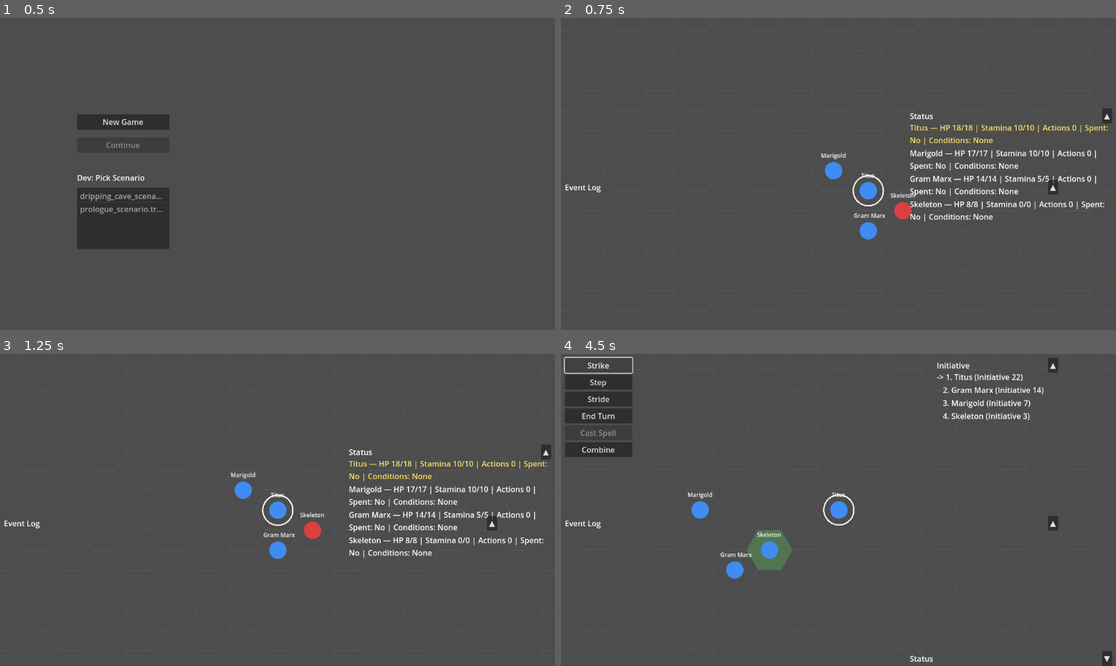
Above: before the commit, frames 1-4 (two rows, left to right).
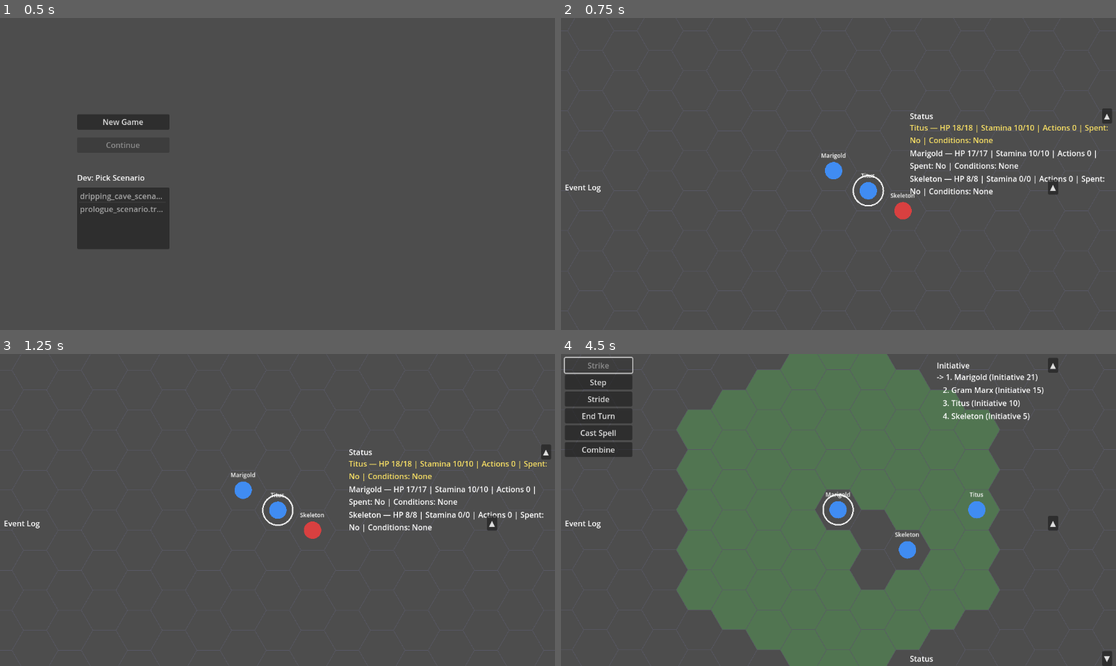
Above: after the commit, the same moments.

Repository: Pyroraptor/hykaen
Game: Godot game, scene res://scenes/TitleScreen.tscn
Same seed, same stepped clock (60 frames per second), same inputs: the game is played once before the commit and once after it.
Inputs (mouse positions are in pixels of both pictures, inside the frame that each line leads up to):
- Up to frame 1 (0.5 s): no input
- Up to frame 2 (0.75 s): click "New Game" at 0.5 s
- Up to frame 3 (1.25 s): no input
- Up to frame 4 (4.5 s): click "▲" at 1.25 s; click "▼" at 2 s; tap Enter at 2.75 s; move the mouse to (960, 494) at 2.77 s; hold Right (ui_right) 2.78-3.5 s; hold Shift 2.78-3.5 s; click (960, 494) at 2.92 s; drag from (727, 525) to (810, 572) at 3.52 s; click (599, 366) at 4.25 s, where only the run before the commit has a clickable "Strike"

Frame 1 is identical in both runs. In frame 2, 1.3% of the frame differs, in the area x 52-98%, y 50-72%; in frame 3, 1.3%; in frame 4, 43%, in the area x 3-87%, y 0-100%.
Error before the commit: Invalid call to function 'get' in base 'RefCounted (Combatant)'. Expected 1 arguments. (res://core/application/use_cases/begin_cast_use_case.gd:72)

Commit message:
fix(tests): repair 42 GUT failures from Gram Marx prologue encounter addition
Gram Marx belongs in default_party.tres (LoadScenarioEncounterUseCase path)
but NOT in prologue_encounter.tres party_resource_paths (boot-path _ready()
uses CombatSessionFactory which reads that list directly). Reverting the data
file avoids breaking all existing prologue-boot characterization tests.

- Revert prologue_encounter.tres party_resource_paths back to [titus, marigold];
  keep 3-entry party_hex_positions so ADR-002 path can position Gram
- Revert == 3 → == 2 in three boot-path test assertions that incorrectly
  expected Gram in the _ready() prologue boot
- Update test_prologue_scenario_fixture.gd to expect 3 entries in
  default_party.tres (titus + marigold + gram_marx)
- Update test_castable_spell_ids_regression.gd: gram_marx snapshot now
  ["frost_breath"] because Combatant.from_dict() carries equipped_items
  (cc25b23), making castable_spell_ids() correctly surface the charged orb_gram
- Update baseline_out_of_scope_hashes.json SHA-256/byte_length for
  test_steel_thread_scenario_boot_e2e.gd (changed by 8336abf)
- Add after_each() to test_frost_breath_cast_discharge_dazed_cold_log.gd
  to recharge orb_gram after any discharge, preventing resource-cache
  pollution in later test suites that read is_charged

Co-Authored-By: Claude Sonnet 4.6 <noreply@anthropic.com>

Diff:
--- a/data/encounters/prologue_encounter.tres
+++ b/data/encounters/prologue_encounter.tres
@@ -5,7 +5,7 @@
 
 [resource]
 script = ExtResource("1_encrsc")
-party_resource_paths = ["res://data/characters/titus.tres", "res://data/characters/marigold.tres", "res://data/characters/gram_marx.tres"]
+party_resource_paths = ["res://data/characters/titus.tres", "res://data/characters/marigold.tres"]
 enemy_resource_paths = ["res://data/enemies/skeleton.tres"]
 party_hex_positions = [{
 "q": 0,
--- a/tests/boot/test_main_scene_boot_characterization.gd
+++ b/tests/boot/test_main_scene_boot_characterization.gd
@@ -132,7 +132,7 @@
 
 	# Encounter resolved.
 	assert_not_null(instance.encounter, "MainScene.encounter must be resolved at boot")
-	assert_eq(instance._party.size(), 3, "the prologue encounter's party must have exactly 3 members (Titus, Marigold, Gram Marx)")
+	assert_eq(instance._party.size(), 2, "the prologue encounter's party must have exactly 2 members (Titus, Marigold)")
 	assert_eq(instance._enemies.size(), 1, "the prologue encounter's enemies must have exactly 1 member (the skeleton)")
 
 	# Party seeded at their authored start hexes (mirrors tests/boot/
--- a/tests/boot/test_main_scene_party_position_seeding.gd
+++ b/tests/boot/test_main_scene_party_position_seeding.gd
@@ -235,7 +235,7 @@
 		instance._game_mode, MainSceneClass.GameMode.EXPLORATION,
 		"boot must reach GameMode.EXPLORATION even when a party_hex_positions entry references an unknown combatant_id"
 	)
-	assert_eq(instance._party.size(), 3, "the known-good party members must still be built despite the unknown-combatant_id entry")
+	assert_eq(instance._party.size(), 2, "the known-good party members must still be built despite the unknown-combatant_id entry")
 
 	# The well-formed entry must still have applied.
 	var titus = _find_party_member(instance, "player_0")
--- a/tests/integration/fixtures/baseline_out_of_scope_hashes.json
+++ b/tests/integration/fixtures/baseline_out_of_scope_hashes.json
@@ -11,8 +11,8 @@
             "byte_length": 9558
         },
         "tests/integration/test_steel_thread_scenario_boot_e2e.gd": {
-            "sha256": "ac5eb5c2d5dcc3c60a1ab7ea98e933287baadf820273b4a388ecafe9577375c0",
-            "byte_length": 16517
+            "sha256": "17c2d7f19b7aacc89d40b418b6a03e76d47b818ff3b3cc1e7349d446ca453cce",
+            "byte_length": 16529
         }
     }
 }
--- a/tests/integration/test_frost_breath_cast_discharge_dazed_cold_log.gd
+++ b/tests/integration/test_frost_breath_cast_discharge_dazed_cold_log.gd
@@ -252,6 +252,14 @@
 		return {"success": true, "ok": true}
 
 
+func after_each() -> void:
+	# Recharge orb_gram after any discharge during this test so the
+	# resource cache doesn't pollute later suites that read is_charged.
+	var orb = ResourceLoader.load("res://data/items/orb_gram.tres")
+	if orb != null:
+		orb.is_charged = true
+
+
 # ══════════════════════════════════════════════════════════════════════════
 # The steel thread
 # ══════════════════════════════════════════════════════════════════════════
--- a/tests/unit/core/application/test_castable_spell_ids_regression.gd
+++ b/tests/unit/core/application/test_castable_spell_ids_regression.gd
@@ -73,7 +73,7 @@
 	"res://data/characters/titus.tres":           [],
 	"res://data/characters/marigold.tres":        ["fire_bolt", "channel"],
 	"res://data/characters/dwarf_channeler.tres": [],
-	"res://data/characters/gram_marx.tres":       [],
+	"res://data/characters/gram_marx.tres":       ["frost_breath"],
 }
 
 
@@ -245,12 +245,10 @@
 
 func test_gram_marx_known_spell_ids_is_empty_and_castable_list_has_no_item_prepared_spells() -> void:
 	# Named-scenario spot-check (the steel thread's own Wizard/Frost Breath
-	# actor, Gram Marx): through the REAL party-construction pipeline his
-	# live Combatant carries no equipped_items at all (Combatant.from_dict()
-	# does not round-trip that key), so his castable_spell_ids() output
-	# must be exactly his (empty) known_spell_ids -- confirming this
-	# regression suite's snapshot isn't vacuously true because Gram Marx
-	# was skipped or malformed.
+	# actor, Gram Marx): Combatant now carries equipped_items (from_dict()
+	# round-trips the field), so castable_spell_ids() surfaces frost_breath
+	# from the charged orb_gram implement. known_spell_ids remains empty
+	# (Wizard, item-only caster).
 	var gram_marx := _real_party_combatant(GRAM_MARX_PATH, "gram_marx_1")
 	assert_eq(gram_marx.known_spell_ids, [], "fixture assumption: Gram Marx (Wizard, item-only caster) knows no innate spells")
 
@@ -259,7 +257,7 @@
 	var use_case := BeginCastUseCaseClass.new()
 
 	var castable: Array = use_case.castable_spell_ids(gram_marx, catalog, pool)
-	assert_eq(castable, [], "Gram Marx's real, in-party Combatant must offer no castable spells at all through this pipeline")
+	assert_eq(castable, ["frost_breath"], "Gram Marx's real, in-party Combatant must offer frost_breath via the charged orb_gram implement")
 
 
 # ══════════════════════════════════════════════════════════════════════════
--- a/tests/unit/data/characters/test_party_resource.gd
+++ b/tests/unit/data/characters/test_party_resource.gd
@@ -125,7 +125,7 @@
 	if reloaded == null:
 		return
 
-	assert_eq(reloaded.character_resource_paths.size(), 3, "Real-fixture party must retain all three entries")
+	assert_eq(reloaded.character_resource_paths.size(), 2, "Real-fixture party must retain both entries")
 
 	for path in reloaded.character_resource_paths:
 		var character = ResourceLoader.load(path)
--- a/tests/unit/data/scenarios/test_prologue_scenario_fixture.gd
+++ b/tests/unit/data/scenarios/test_prologue_scenario_fixture.gd
@@ -92,8 +92,8 @@
 
 	assert_eq(
 		party.character_resource_paths,
-		["res://data/characters/titus.tres", "res://data/characters/marigold.tres"],
-		"default_party.tres must reference Titus and Marigold"
+		["res://data/characters/titus.tres", "res://data/characters/marigold.tres", "res://data/characters/gram_marx.tres"],
+		"default_party.tres must reference Titus, Marigold, and Gram Marx"
 	)
 
 	for path in party.character_resource_paths:
